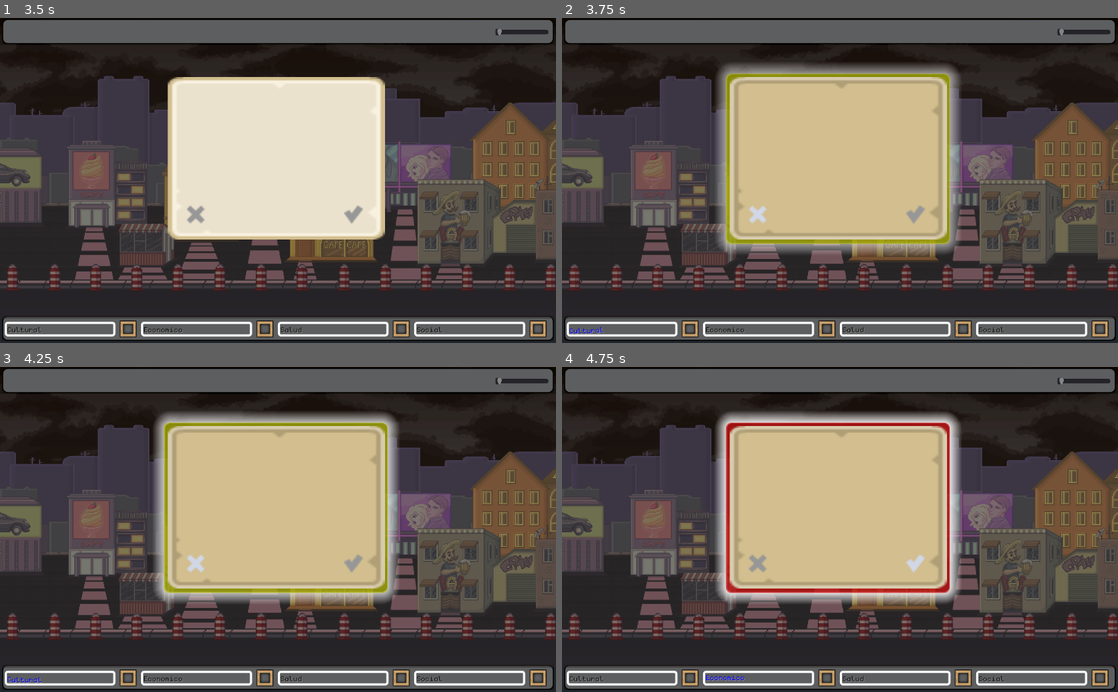
Above: before the commit, frames 1-4 (two rows, left to right).
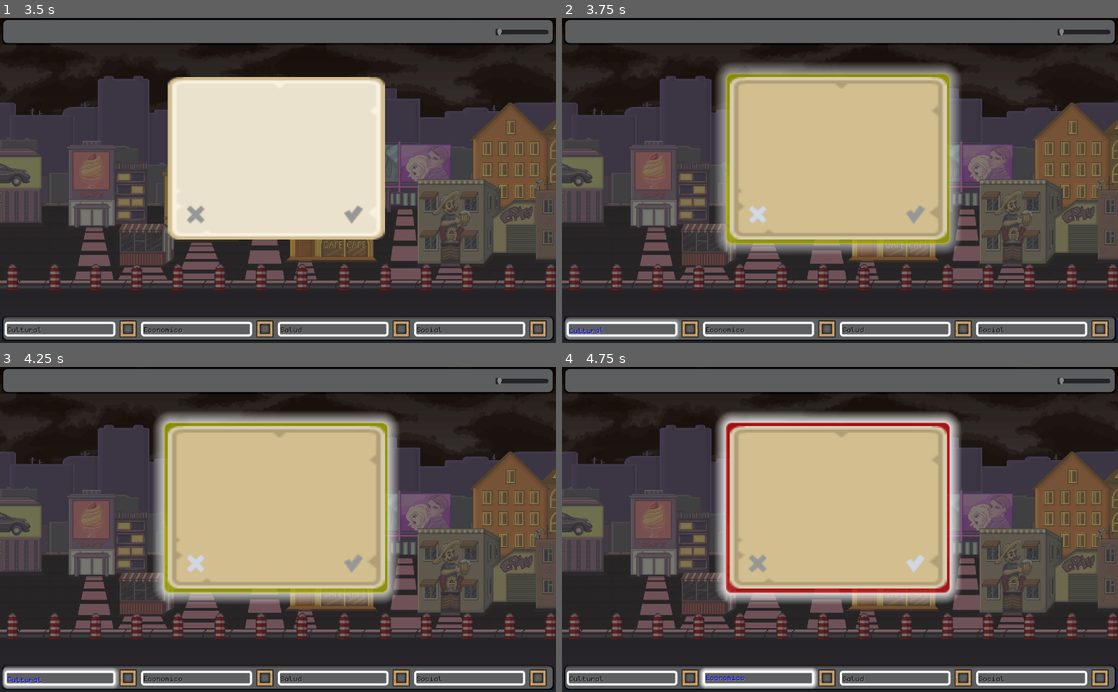
Above: after the commit, the same moments.

Repository: compumundohipermegaredUNQ/SimCovid-21
Game: Godot game, scene res://Main.tscn
Two runs of this game, one before a commit and one after it. Both use one fixed random seed, a clock stepped at 60 frames per second and the inputs below. Video files are missing from this copy of the repository; at most half a second of black plays in their place.
Inputs (mouse positions are in pixels of both pictures, inside the frame that each line leads up to):
- Up to frame 1 (3.5 s): click "Comenzar" at 0.5 s; click (278, 167) at 1.27 s; type "12" at 1.35 s; click "Comenzar" at 2 s; click "Ayuda" at 2.75 s
- Up to frame 2 (3.75 s): click (756, 216) at 3.5 s
- Up to frame 3 (4.25 s): no input
- Up to frame 4 (4.75 s): click (917, 565) at 4.25 s

Frame 1 is identical in both runs. In frame 2, 0.3% of the frame differs, in the area x 0-22%, y 92-99%; in frame 3, 0.5%; in frame 4, 0.5%, in the area x 24-46%, y 92-100%.

Commit message:
#EfectosBarras.Se singulariza la animacion de brillo

Diff:
--- a/src/Bar/HealthBar.gd
+++ b/src/Bar/HealthBar.gd
@@ -31,6 +31,7 @@
 onready var box = $TextureRect
 onready var bar_boder = $BarBorder
 onready var animation = $AnimationPlayer
+onready var shadow = $BarBorder/Shadow
 
 var global_clock
 var speed_multiplier
@@ -141,18 +142,21 @@
 		box.texture = positive
 
 func play_animation():
+
 	animation.play("shine")
 
 func stop_animation():
 	animation.stop()
 
 func change_textlabel():
-#	play_animation()
+	shadow.show()
+	play_animation()
 	healthbar_textlabel.clear()
 	healthbar_textlabel.append_bbcode("[wave amp=25 freq=10][color=blue]"+label+"[/color][/wave]")
 
 func update_state():
-#	stop_animation()
+	shadow.hide()
+	stop_animation()
 	healthbar_textlabel.set_text(label)
 
 func reset_remaining_attempts():
--- a/src/Bar/HealthBar.tscn
+++ b/src/Bar/HealthBar.tscn
@@ -23,11 +23,19 @@
 shadow_color = Color( 1, 1, 1, 0 )
 shadow_size = 6
 
-[sub_resource type="Animation" id=3]
-resource_name = "shine"
+[sub_resource type="StyleBoxFlat" id=3]
+draw_center = false
+corner_radius_top_left = 5
+corner_radius_top_right = 5
+corner_radius_bottom_right = 5
+corner_radius_bottom_left = 5
+shadow_color = Color( 1, 1, 1, 1 )
+shadow_size = 8
+
+[sub_resource type="Animation" id=4]
 loop = true
 tracks/0/type = "value"
-tracks/0/path = NodePath("BarBorder:custom_styles/panel:shadow_color")
+tracks/0/path = NodePath("BarBorder/Shadow:modulate")
 tracks/0/interp = 1
 tracks/0/loop_wrap = true
 tracks/0/imported = false
@@ -120,5 +128,14 @@
 "_edit_use_anchors_": false
 }
 
+[node name="Shadow" type="Panel" parent="BarBorder"]
+modulate = Color( 1, 1, 1, 0 )
+anchor_right = 1.0
+anchor_bottom = 1.0
+custom_styles/panel = SubResource( 3 )
+__meta__ = {
+"_edit_use_anchors_": false
+}
+
 [node name="AnimationPlayer" type="AnimationPlayer" parent="."]
-anims/shine = SubResource( 3 )
+anims/shine = SubResource( 4 )
Not shown: 1 places in src/Bar/HealthBar.tscn that only renumber resources
